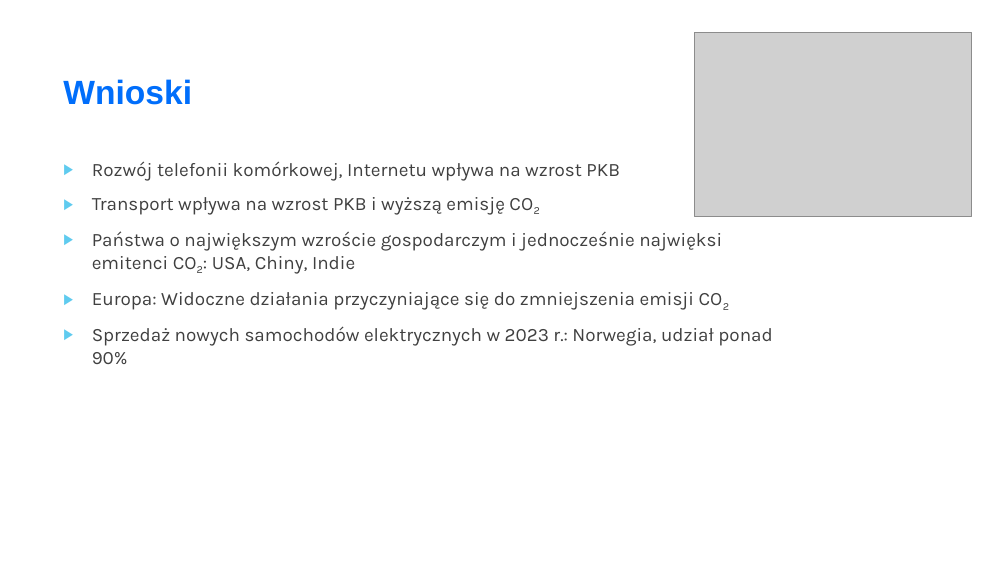
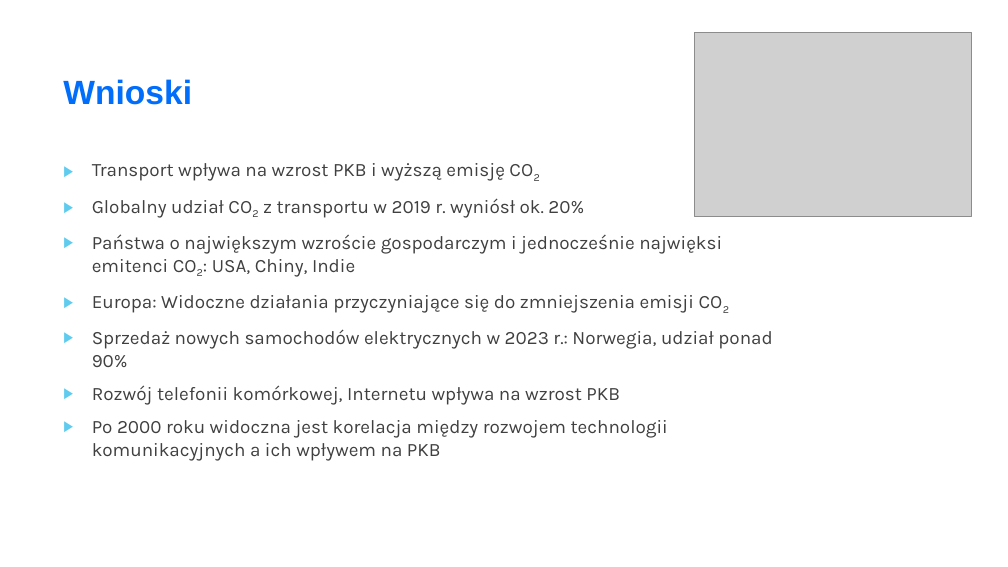
Before and after one commit to MartaJac/Technologia-vs-GDP-Team, a slide deck: slide 12 of Technologia vs GDP.pptx (slide 10 before the commit). Drawn at 1008x567 pixels with LibreOffice and Linux fonts; fonts in the diff are those of the drawing; grey boxes stand for pictures. Boxes give left, top, right and bottom in pixels: in the first picture for what was removed or moved away, otherwise in the second. Text is boxed around its words. In the diff, an @@ line names an element or a change of style, - is before the commit and + after.

```diff
--- a/Technologia vs GDP.pptx
+++ b/Technologia vs GDP.pptx
@@ text at <box>92,161,620,181</box>: paragraph removed @@
-▶ Rozwój telefonii komórkowej, Internetu wpływa na wzrost PKB
@@ text at <box>92,198,584,218</box>: paragraph added @@
+▶ Globalny udział CO2 z transportu w 2019 r. wyniósł ok. 20%
@@ text at <box>92,385,668,461</box>: paragraphs added @@
+▶ Rozwój telefonii komórkowej, Internetu wpływa na wzrost PKB
+▶ Po 2000 roku widoczna jest korelacja między rozwojem technologii komunikacyjnych a ich wpływem na PKB
```
Also in this commit, not shown: 1 other slide changed, 4 slides added, 2 slides removed, 1 other file.
